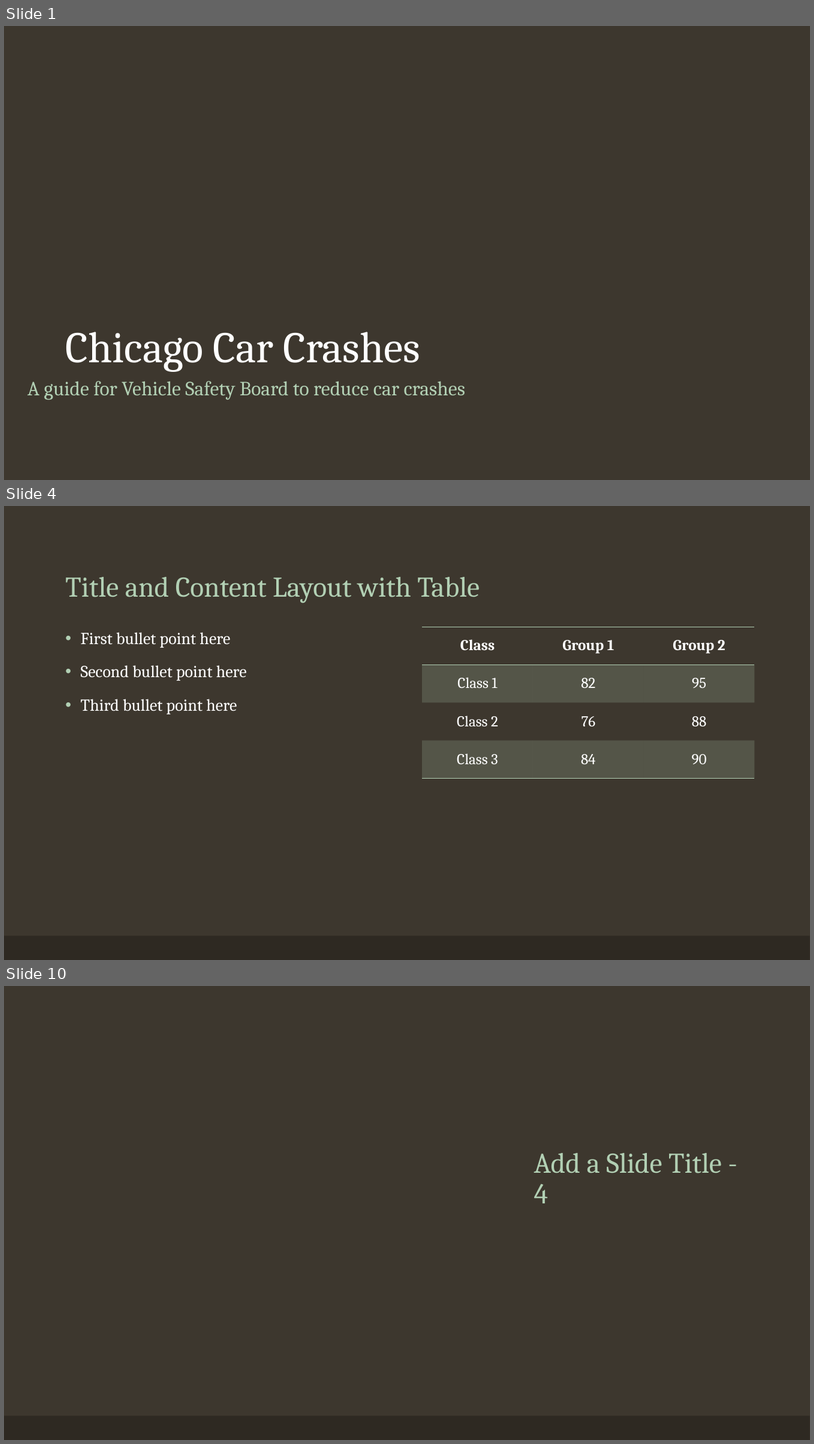
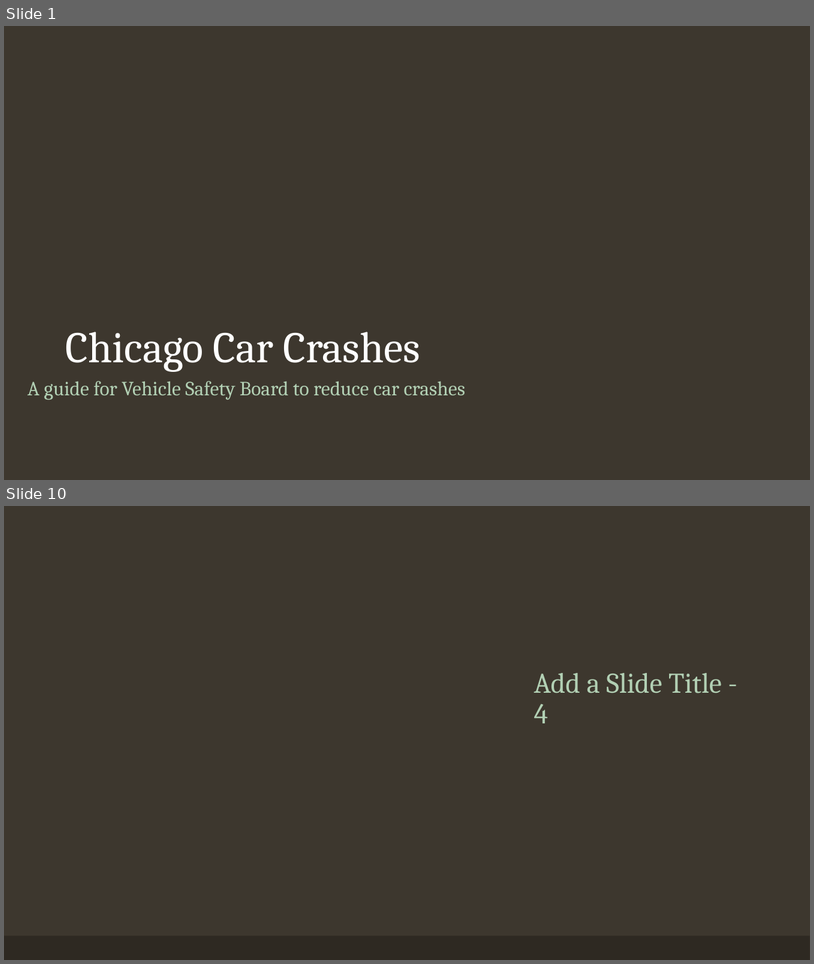
Before and after one commit to vinayakmodgil/Car-crash-prediction-in-Chicago, a slide deck: chicago.pptm. Shown one above the other, each under a label of ours: slides 1, 4 and 10 before the commit, slides 1 and 10 after it; the slides between them are not shown. The pictures are 814x1444 and 814x964 pixels, drawn with LibreOffice and Linux fonts; fonts in the diff are those of the drawing; background and template pictures are left out. Boxes give left, top, right and bottom in pixels: in the first picture for what was removed or moved away, otherwise in the second. Text is boxed around its words. In the diff, an @@ line names an element or a change of style, - is before the commit and + after.

```diff
--- a/chicago.pptm
+++ b/chicago.pptm
@@ slide 4 removed at [4,506,810,960], background #3D372E; not listed: 1 template element that a slide beside it also shows @@
@@ title removed at [65,577,480,603] @@
-Title and Content Layout with Table
@@ table removed at [423,627,755,778], 4 rows, 3 columns @@
-Class | Group 1 | Group 2
-Class 1 | 82 | 95
-Class 2 | 76 | 88
-Class 3 | 84 | 90
@@ text removed at [81,632,247,714] @@
-• First bullet point here
-• Second bullet point here
-• Third bullet point here
```
Also in this commit, not shown: 1 slide changed, 7 slides added, 6 other slides removed, 1 other file.
